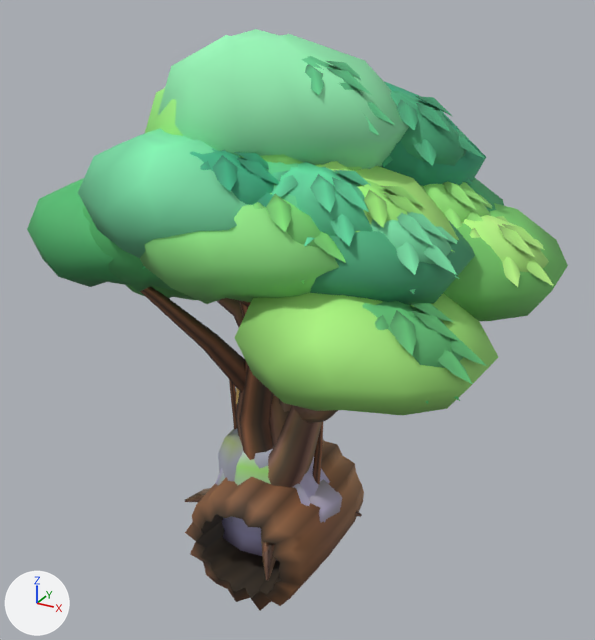
What one commit did to the Blender file assets/forest/bosque-authoring.blend.
Both versions are drawn from a 50 mm camera at (5.69, -9.65, 8.39) aimed at (0.24, 0.26, 3.43). Arrows for +X, +Y and +Z are at lower left; the lights stay in place. The first picture is the older version.

Objects in the first picture: 'Amieiro_Copa', 'Amieiro_Copa_economica', 'Amieiro_Pontas', 'Ardosia', 'Aveleira_Copa_economica', 'Aveleira_Pontas', 'Aveleira_Tronco', 'Carvalho_Copa', 'Carvalho_Copa_economica', 'Carvalho_Pontas', 'Carvalho_Tronco', 'Tronco_Oco' and 4 more.
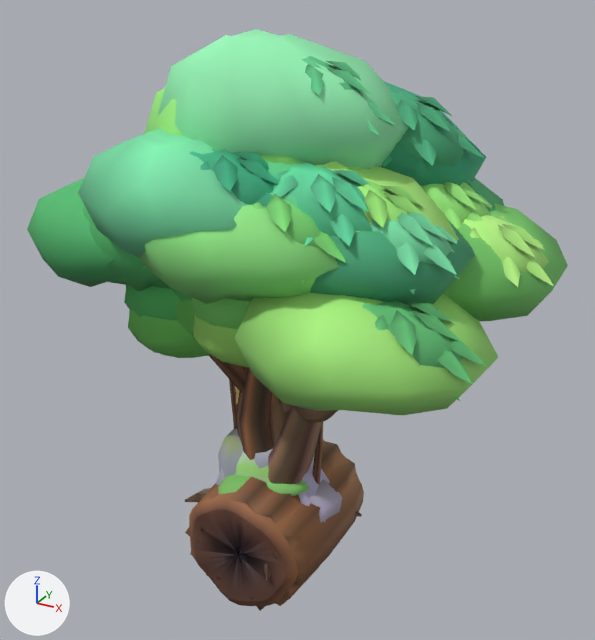
Changed parts and their boxes [x1, y1, x2, y2] in the pictures (595 x 640 px):
'Tronco_Chibi', added (brown)
    after: [189, 451, 357, 606]
'Aveleira_Chibi_Copa', added (green)
    after: [128, 299, 248, 367]
'Carvalho_Chibi_Copa', added (green)
    after: [124, 284, 251, 329]
'Aveleira_Chibi_Copa_economica', added
    after: [129, 300, 249, 367]
'Carvalho_Chibi_Copa_economica', added (green)
    after: [133, 286, 240, 328]

Patch to the scene script:
```diff
--- a/assets/forest/bosque-authoring.blend.py
+++ b/assets/forest/bosque-authoring.blend.py
@@ me_tronco_chibi @@
+me_tronco_chibi.from_pydata(...)  # 648 vertices, 584 faces; spans x -0.94..1.0, y -1.26..1.26, z -1.0..1.08
+me_tronco_chibi.polygons.foreach_set('use_smooth', [True] * 584)
+me_tronco_chibi.materials.append(mat_pigmentos_do_bosque)
@@ me_aveleira_chibi_copa @@
+me_aveleira_chibi_copa.from_pydata(...)  # 784 vertices, 700 faces; spans x -2.15..2.19, y -1.66..1.93, z 2.83..5.12
+me_aveleira_chibi_copa.polygons.foreach_set('use_smooth', [True] * 700)
+me_aveleira_chibi_copa.materials.append(mat_pigmentos_do_bosque)
@@ me_aveleira_chibi_copa_economica @@
+me_aveleira_chibi_copa_economica.from_pydata(...)  # 240 vertices, 208 faces; spans x -2.14..2.21, y -1.65..1.51, z 2.84..5.1
+me_aveleira_chibi_copa_economica.polygons.foreach_set('use_smooth', [True] * 208)
+me_aveleira_chibi_copa_economica.materials.append(mat_pigmentos_do_bosque)
@@ me_carvalho_chibi_copa @@
+me_carvalho_chibi_copa.from_pydata(...)  # 784 vertices, 700 faces; spans x -2.17..2.2, y -1.67..1.95, z 3.23..5.52
+me_carvalho_chibi_copa.polygons.foreach_set('use_smooth', [True] * 700)
+me_carvalho_chibi_copa.materials.append(mat_pigmentos_do_bosque)
@@ me_carvalho_chibi_copa_economica @@
+me_carvalho_chibi_copa_economica.from_pydata(...)  # 240 vertices, 208 faces; spans x -2.16..2.22, y -1.67..1.52, z 3.24..5.5
+me_carvalho_chibi_copa_economica.polygons.foreach_set('use_smooth', [True] * 208)
+me_carvalho_chibi_copa_economica.materials.append(mat_pigmentos_do_bosque)
@@ ob_tronco_chibi @@
+ob_tronco_chibi = bpy.data.objects.new('Tronco_Chibi', me_tronco_chibi)
+ob_tronco_chibi.location = (0.0, 0.0, 0.0)
@@ ob_aveleira_chibi_copa @@
+ob_aveleira_chibi_copa = bpy.data.objects.new('Aveleira_Chibi_Copa', me_aveleira_chibi_copa)
+ob_aveleira_chibi_copa.location = (0.0, 0.0, 0.0)
@@ ob_aveleira_chibi_copa_economica @@
+ob_aveleira_chibi_copa_economica = bpy.data.objects.new('Aveleira_Chibi_Copa_economica', me_aveleira_chibi_copa_economica)
+ob_aveleira_chibi_copa_economica.location = (0.0, 0.0, 0.0)
@@ ob_carvalho_chibi_copa @@
+ob_carvalho_chibi_copa = bpy.data.objects.new('Carvalho_Chibi_Copa', me_carvalho_chibi_copa)
+ob_carvalho_chibi_copa.location = (0.0, 0.0, 0.0)
@@ ob_carvalho_chibi_copa_economica @@
+ob_carvalho_chibi_copa_economica = bpy.data.objects.new('Carvalho_Chibi_Copa_economica', me_carvalho_chibi_copa_economica)
+ob_carvalho_chibi_copa_economica.location = (0.0, 0.0, 0.0)
```
